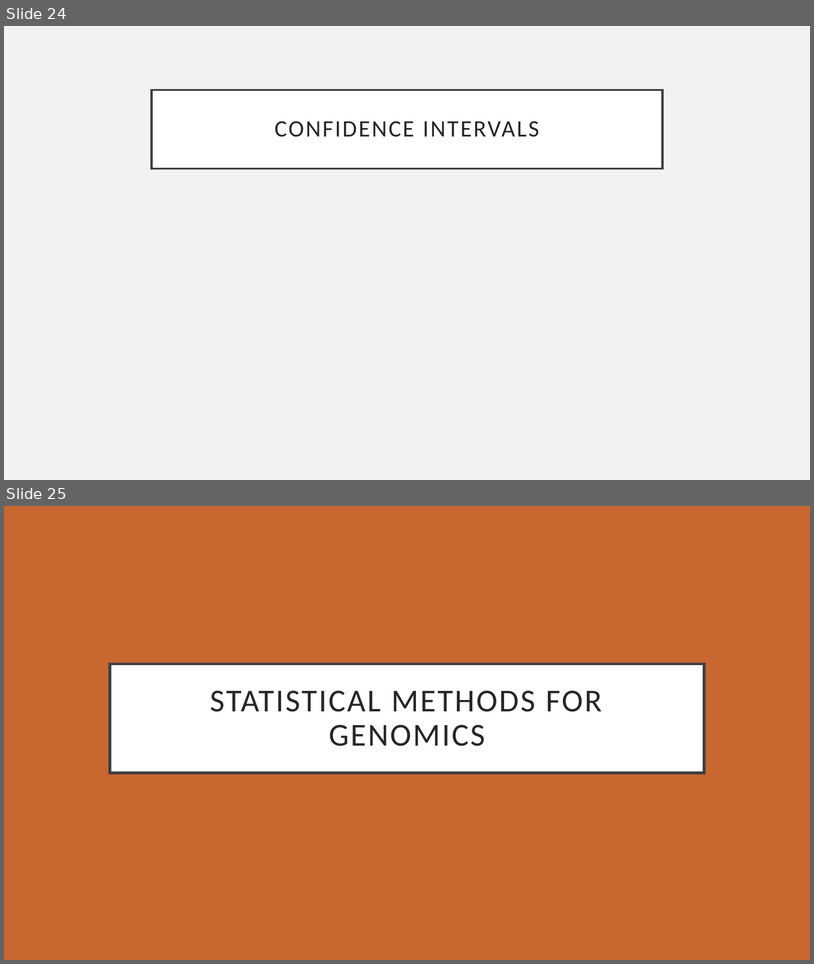
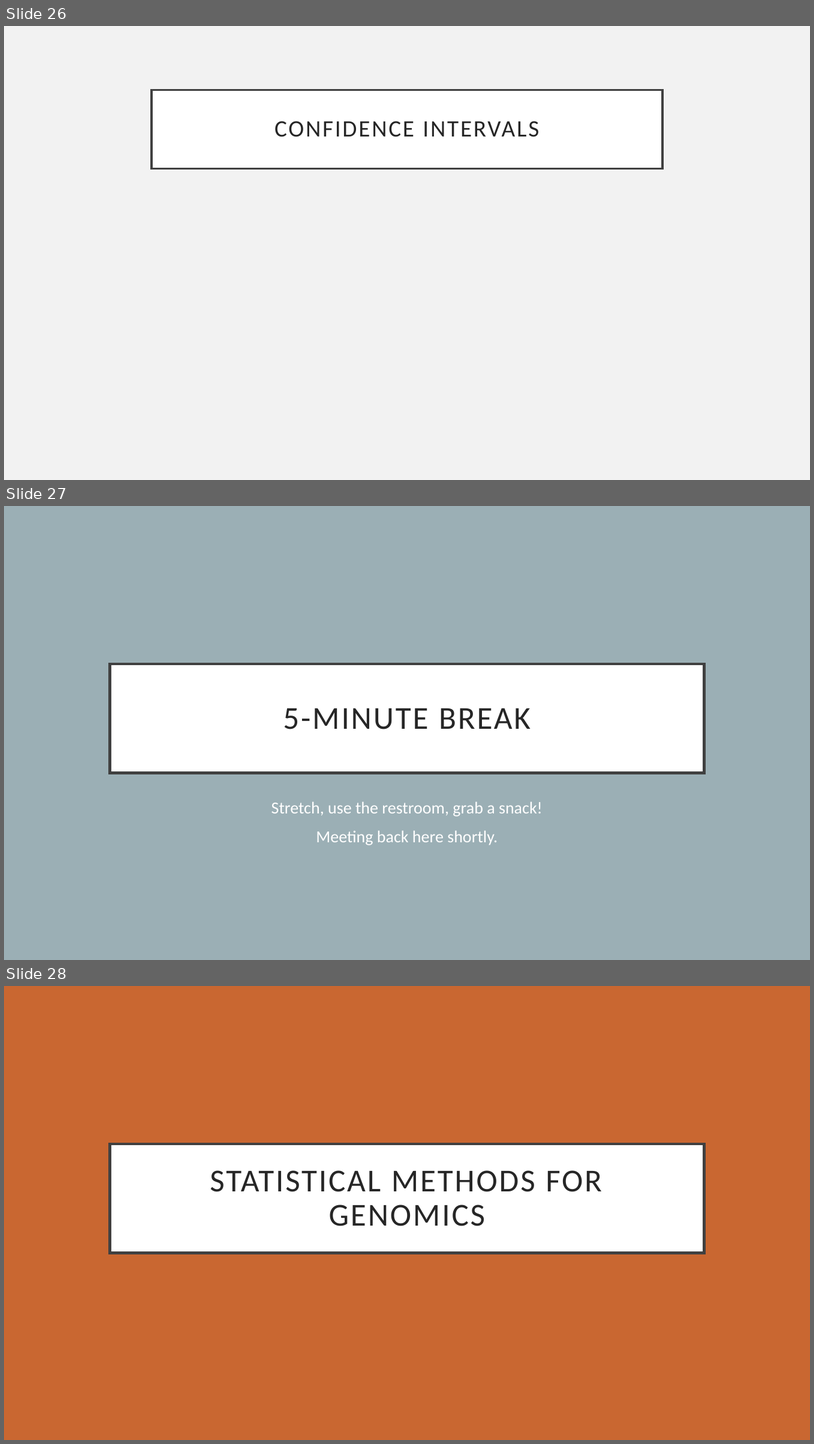
Before and after one commit to eholdmore/StatsForCompBio, a slide deck: Stats-for-Comp-Bio.pptx. Shown one above the other, each under a label of ours: slides 24 and 25 before the commit, slides 26, 27 and 28 after it. The pictures are 814x964 and 814x1444 pixels, drawn with LibreOffice and Linux fonts; fonts in the diff are those of the drawing. Boxes give left, top, right and bottom in pixels: in the first picture for what was removed or moved away, otherwise in the second. Text is boxed around its words. In the diff, an @@ line names an element or a change of style, - is before the commit and + after.

```diff
--- a/Stats-for-Comp-Bio.pptx
+++ b/Stats-for-Comp-Bio.pptx
@@ slide 27 added at (4,506,810,960), background #9BAFB5 @@
@@ title added at (110,664,705,773), fill #FFFFFF, outline #404040 3 pt, 38 pt, text #262626 @@
+5-MINUTE BREAK
@@ subtitle added at (272,801,543,845), 20 pt, text #FFFFFF @@
+Stretch, use the restroom, grab a snack!
+Meeting back here shortly.
@@ what was slide 24 is now slide 26 @@
@@ what was slide 25 is now slide 28 @@
```
Also in this commit, not shown: 3 slides changed, 2 other slides added, 6 other files.
